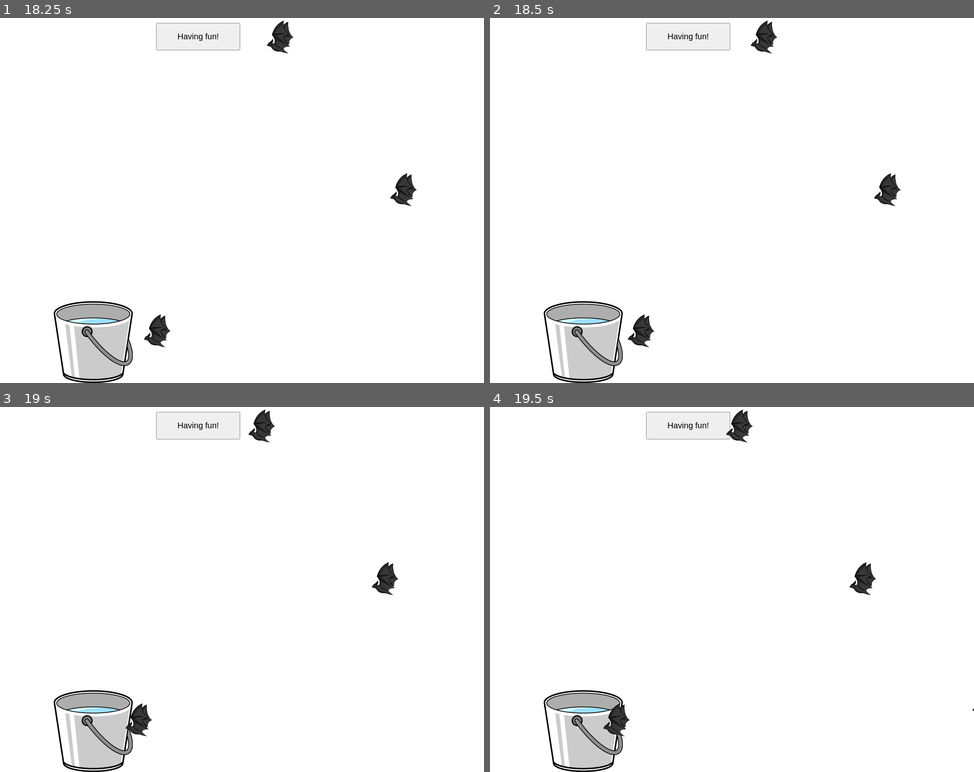
Above: before the commit, frames 1-4 (two rows, left to right).
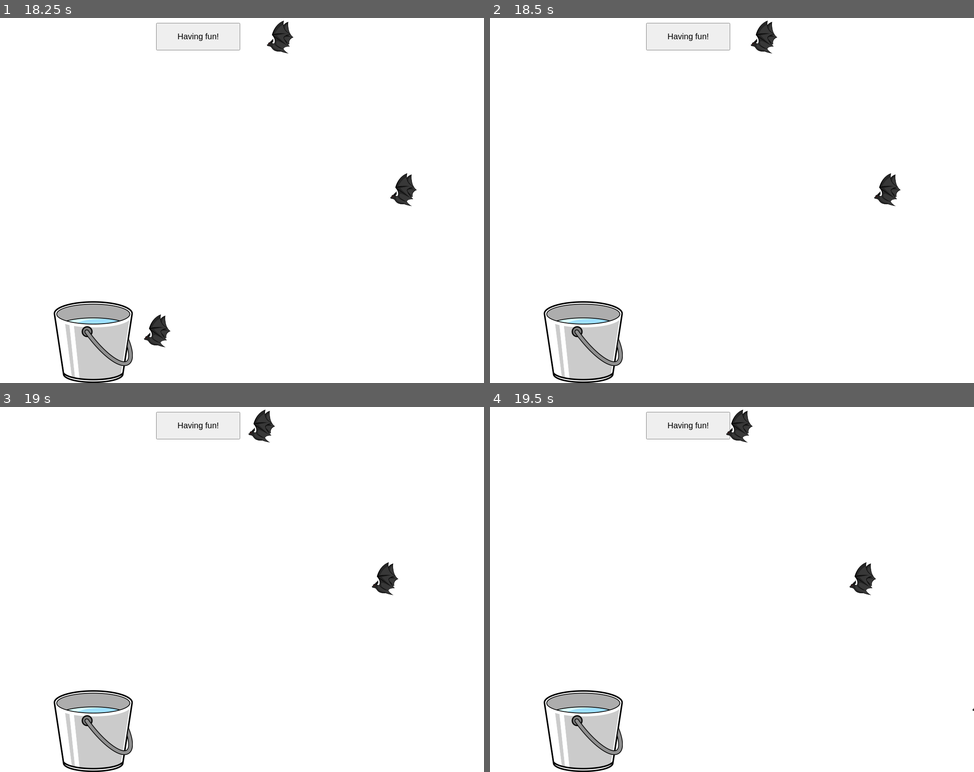
Above: after the commit, the same moments.

Repository: kayleyxu/JS-Dragon-Breathing-Game
Game: browser game, page game.html
Same seed, same stepped clock (60 frames per second), same inputs: the game is played once before the commit and once after it. When the page shows a pop-up message, it is drawn as a white box for half a second while everything else waits; a line starting with > is the answer the replay typed.
Inputs:
- Up to frame 1 (18.25 s): click "Start breathing algorithm !!!" at 0.27 s
- Up to frame 2 (18.5 s): no input
- Up to frame 3 (19 s): no input
- Up to frame 4 (19.5 s): no input

Frame 1 is identical in both runs. In frame 2, 0.3% of the frame differs, in the area x 28-34%, y 81-91%; in frame 3, 0.3%; in frame 4, 0.3%.

Commit message:
remove invisible bats

Diff:
--- a/game.html
+++ b/game.html
@@ -28,7 +28,7 @@
 
 	<img src="images/fire.png" style="position: absolute; top: 0px; left: 470px; width: 0px; height: 150px; display: block;" id="fire" alt="Fire">
 
-	<img src="images/bucket.png" style="position:absolute; top: 730px; left: 150px; height: 200px;" id="bucket" alt="Bucket of water">
+	<img src="images/bucket.png" style="position:absolute; top: 730px; left: 150px; width: 193px; height: 200px;" id="bucket" alt="Bucket of water">
 
 	<img src="images/bat.png" style="position:absolute; top: 730px; left: 1500px; height: 100px; display: none;" id="bat" alt="side profile of evil bat">
 
--- a/js/bat.js
+++ b/js/bat.js
@@ -5,6 +5,7 @@
         this.imageElement.src = 'images/bat.png'; // Replace with the correct path to your bat image
         this.imageElement.classList.add('bat');
         this.imageElement.id = Bat.BatCounter;
+        this.id = Bat.BatCounter;
         Bat.BatCounter += 1;
 
         document.body.appendChild(this.imageElement);
@@ -29,44 +30,17 @@
         const spawnRateIncrement = 1000; // Spawn rate increment
 
         let currentSpeed = baseSpeed;
-        let batLeft = parseFloat(this.imageElement.style.left) || window.innerWidth;
+        let batLeft = parseInt(this.imageElement.style.left) || window.innerWidth;
 
         batLeft -= currentSpeed
         this.imageElement.style.left = `${batLeft}px`;
 
-        if (batLeft < - this.imageElement.width) { //when it goes off the screen
+        if (batLeft <= 0) { //when it goes off the screen
             // bat is invisible now
-            // remove the image from the document
-            this.imageElement.remove()
+            // console.log("bat invisible now", this.id);
             return false;
         }
 
         return true;
     }
-/*
-    checkForCollision() {
-        for (let i = 0; i < bats.length; i++) {
-            console.log("which bat", i);
-            console.log("Bat Left:", bats[i].bat.style.left);
-            console.log("bat top: ", bats[i].bat.style.top);
-            console.log("bat width: ", bats[i].bat.style.width);
-            console.log("bat height: ", bats[i].bat.style.height);
-            console.log("Fire top: ", intervalFire.style.top);
-            console.log("Fire width: ", fireWidth);
-            console.log("Fire height: ", fireHeight);
-            console.log("Fire Left:", intervalFire.style.left);
-            if (
-                parseInt(bats[i].bat.style.left) <= parseInt(intervalFire.style.left) + parseInt(fireWidth) &&
-                parseInt(bats[i].bat.style.left) + parseInt(bats[i].bat.style.width) >= parseInt(intervalFire.style.left) &&
-                parseInt(bats[i].bat.style.top) <= parseInt(intervalFire.style.top) + parseInt(fireHeight) &&
-                parseInt(bats[i].bat.style.top) + parseInt(bats[i].bat.style.height) >= parseInt(intervalFire.style.top)
-            ){
-                console.log("bat dead, style.display: ", bats[i].bat.style.display);
-                bats[i].bat.style.display = "none";
-                console.log("bat dead, style.display: ", bats[i].bat.style.display);
-
-            }
-        }
-    }
-    */
 }
--- a/js/game.js
+++ b/js/game.js
@@ -11,6 +11,10 @@
 
         // create dragon object
         this.dragon = new Dragon(0, 0, 0, "currentDragon");
+
+
+        // get the buckt image
+        this.bucketImageElement = document.getElementById("bucket");
 
         // create fire object, let fire know about dragon
         this.fire = new Fire(this.dragon);
@@ -63,9 +67,9 @@
     }
 
     createBat() {
-        console.log("Game: createBat")
         let bat = new Bat();
         this.flyingBats.push(bat)
+        console.log("Game: createBat", bat.imageElement.id, Bat.BatCounter);
 
         // start new timout to create next bat
         /*
@@ -98,9 +102,19 @@
 
         // update flying bats position
         // if any bats collide with fire, move it to burning bats list
-        for (let i=0; i < this.flyingBats.length; i++) {
+        for (let i=this.flyingBats.length - 1; i >= 0; i--) {
             // move each bat
-            this.flyingBats[i].move();
+            let bat = this.flyingBats[i];
+
+            let batVisible = bat.move();
+            if (!batVisible) {
+                console.log("bat not visible ", bat.id, bat.imageElement)
+                // remove this bat from the flying ones
+                this.flyingBats.splice(i, 1);
+
+                // remove image from document
+                bat.imageElement.remove()
+            }
         }
 
         // check for bat collision
@@ -123,7 +137,7 @@
             parseInt(imageElement1.style.top) <= parseInt(imageElement2.style.top) + parseInt(imageElement2.style.height) &&
             parseInt(imageElement1.style.top) + parseInt(imageElement1.style.height) >= parseInt(imageElement2.style.top)
         ) {
-            console.log("bat collide with fire");
+            // console.log("image overlap");
             return true;
         }
         else {
@@ -135,34 +149,6 @@
 
     // return true if bat collides with fire
     checkFireAndBatCollision(fire, bat) {
-        /*
-        console.log("Fire top: ", fire.intervalFire.style.top);
-        console.log("Fire Left:", fire.intervalFire.style.left);
-        console.log("Fire width: ", fire.fireWidth);
-        console.log("Fire height: ", fire.fireHeight);
-
-        console.log("which bat", bat.element.id);
-        console.log("Bat Left:", bat.element.style.left);
-        console.log("bat top: ", bat.element.style.top);
-        console.log("bat width: ", bat.element.style.width);
-        console.log("bat height: ", bat.element.style.height);
-        */
-        /*
-        if (
-            parseInt(bat.imageElement.style.left) <= parseInt(fire.imageElement.style.left) + parseInt(fire.fireWidth) &&
-            parseInt(bat.imageElement.style.left) + parseInt(bat.imageElement.style.width) >= parseInt(fire.imageElement.style.left) &&
-            parseInt(bat.imageElement.style.top) <= parseInt(fire.imageElement.style.top) + parseInt(fire.fireHeight) &&
-            parseInt(bat.imageElement.style.top) + parseInt(bat.imageElement.style.height) >= parseInt(fire.imageElement.style.top)
-        ) {
-            console.log("bat collide with fire");
-            return true;
-        }
-        else {
-            // console.log("bat NOT collide with fire");
-            return false;
-        }
-        */
-
         return this.checkImageOverlap(bat.imageElement, fire.imageElement);
     }
 
@@ -172,12 +158,15 @@
 
             if (this.fire.isVisible() && this.checkFireAndBatCollision(this.fire, bat)) {
                 bat.imageElement.style.display = "none";
-                console.log("bat dead, style.display: ", bat.imageElement.style.display);
+                console.log("bat burnt by fire!!!", bat.id);
 
                 // remove this bat from the flying ones
                 this.flyingBats.splice(i, 1);
                 // add this bat to the burning ones
                 this.burningBats.push(bat);
+
+                // remove image from document
+                bat.imageElement.remove()
             }
         }
 
@@ -187,12 +176,33 @@
 
             if (this.checkImageOverlap(bat.imageElement, this.dragon.imageElement)) {
                 bat.imageElement.style.display = "none";
-                console.log("bat collide with dragon!!!!!!!, style.display: ", bat.imageElement.style.display);
+                console.log("bat collide with dragon!!!!!!!", bat.id);
 
                 // remove this bat from the flying ones
                 this.flyingBats.splice(i, 1);
                 // add this bat to the burning ones
                 this.burningBats.push(bat);
+
+                // remove image from document
+                bat.imageElement.remove()
+            }
+        }
+
+        // check collision with bucket
+        for (let i = this.flyingBats.length - 1; i >= 0; i--) {
+            let bat = this.flyingBats[i];
+
+            if (this.checkImageOverlap(bat.imageElement, this.bucketImageElement)) {
+                bat.imageElement.style.display = "none";
+                console.log("bat collide with bucket !!!!!!!", bat.id)
+
+                // remove this bat from the flying ones
+                this.flyingBats.splice(i, 1);
+                // add this bat to the burning ones
+                this.burningBats.push(bat);
+
+                // remove image from document
+                bat.imageElement.remove()
             }
         }
     }
